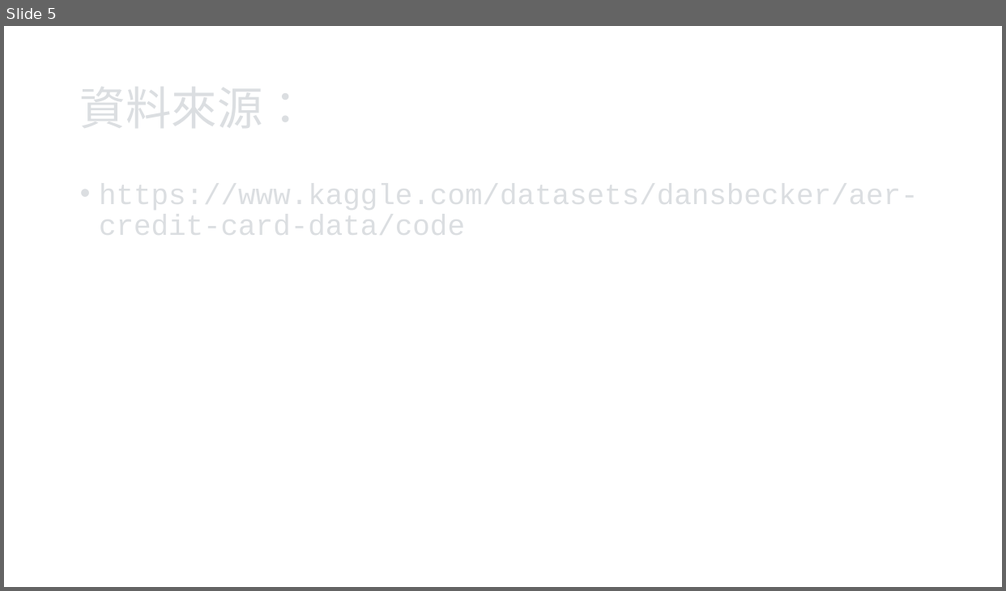
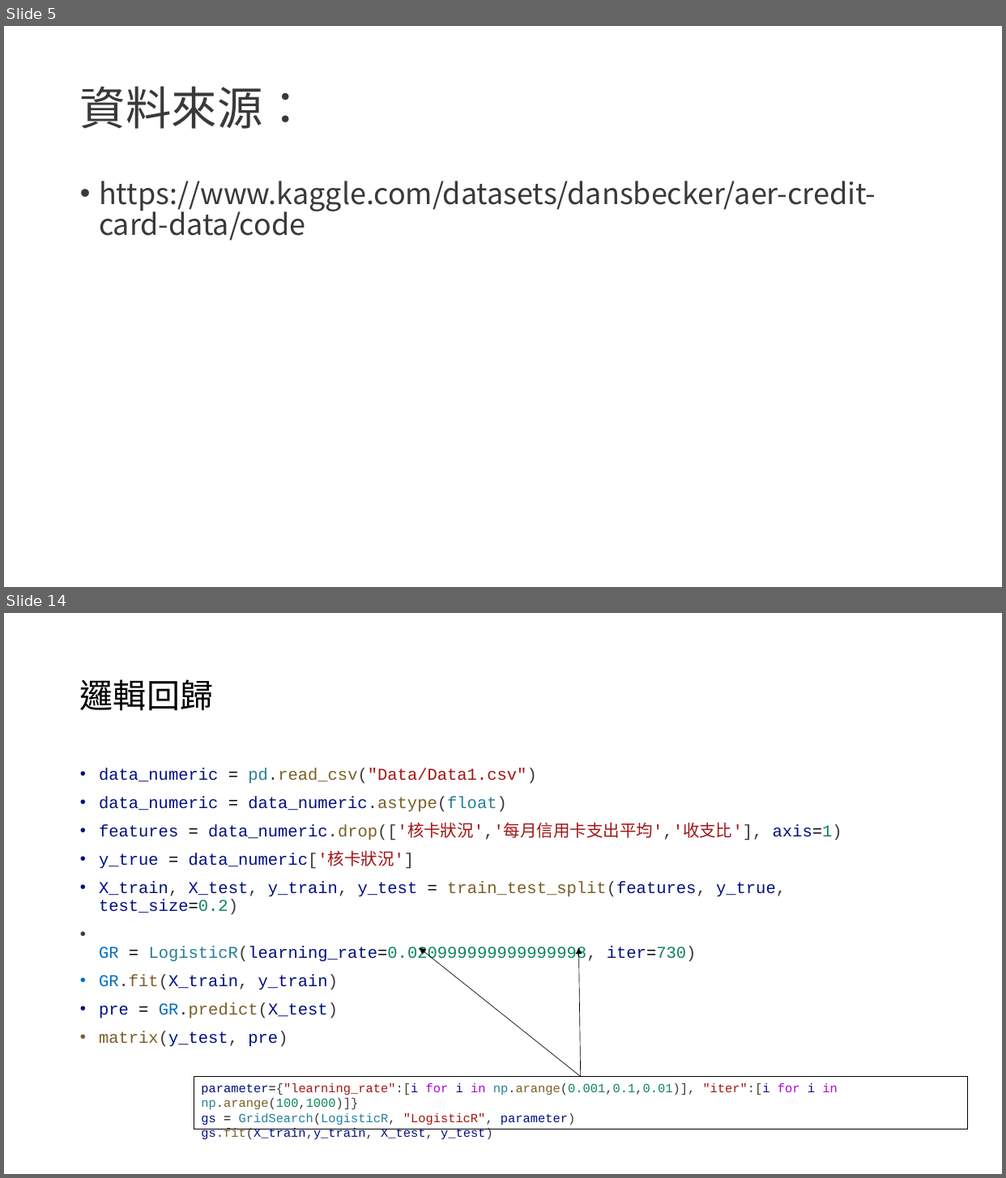
Before and after one commit to RCK10274/Issue_Credit_Card, a slide deck: Issue_Credit_Card.pptx. Shown one above the other, each under a label of ours: slide 5 before the commit, slides 5 and 14 after it; the slides between them are not shown. The pictures are 1006x591 and 1006x1178 pixels, drawn with LibreOffice and Linux fonts; fonts in the diff are those of the drawing. Boxes give left, top, right and bottom in pixels: in the first picture for what was removed or moved away, otherwise in the second. Text is boxed around its words. In the diff, an @@ line names an element or a change of style, - is before the commit and + after.

```diff
--- a/Issue_Credit_Card.pptx
+++ b/Issue_Credit_Card.pptx
@@ slide 14 added at (4, 613, 1002, 1174), background #FFFFFF @@
@@ title added at (80, 679, 213, 711), 32 pt, text #000000 @@
+邏輯回歸
@@ text added at (99, 769, 842, 1047), 16 pt, text #001080 @@
+• data_numeric = pd.read_csv("Data/Data1.csv")
+• data_numeric = data_numeric.astype(float)
+• features = data_numeric.drop(['核卡狀況','每月信用卡支出平均','收支比'], axis=1)
+• y_true = data_numeric['核卡狀況']
+• X_train, X_test, y_train, y_test = train_test_split(features, y_true, test_size=0.2)
+• GR = LogisticR(learning_rate=0.020999999999999998, iter=730)
+• GR.fit(X_train, y_train)
+• pre = GR.predict(X_test)
+• matrix(y_test, pre)
@@ arrow added from (581, 1077) to (420, 948), #000000 0.5 pt @@
@@ arrow added from (581, 1077) to (579, 948), #000000 0.5 pt @@
@@ rectangle added at (194, 1077, 967, 1131), outline #000000 0.75 pt, 12 pt, text #001080 @@
+parameter={"learning_rate":[i for i in np.arange(0.001,0.1,0.01)], "iter":[i for i in np.arange(100,1000)]}
+gs = GridSearch(LogisticR, "LogisticR", parameter)
+gs.fit(X_train,y_train, X_test, y_test)
@@ slide 5 changed as well @@
@@ title added at (80, 86, 309, 129), 44 pt, text #3B3838 @@
+資料來源：
@@ text added at (99, 181, 876, 241), 28 pt, text #3B3838 @@
+• https://www.kaggle.com/datasets/dansbecker/aer-credit-card-data/code
```
Also in this commit, not shown: 4 other slides changed, 15 other slides added, 1 slide removed, 21 other files.
